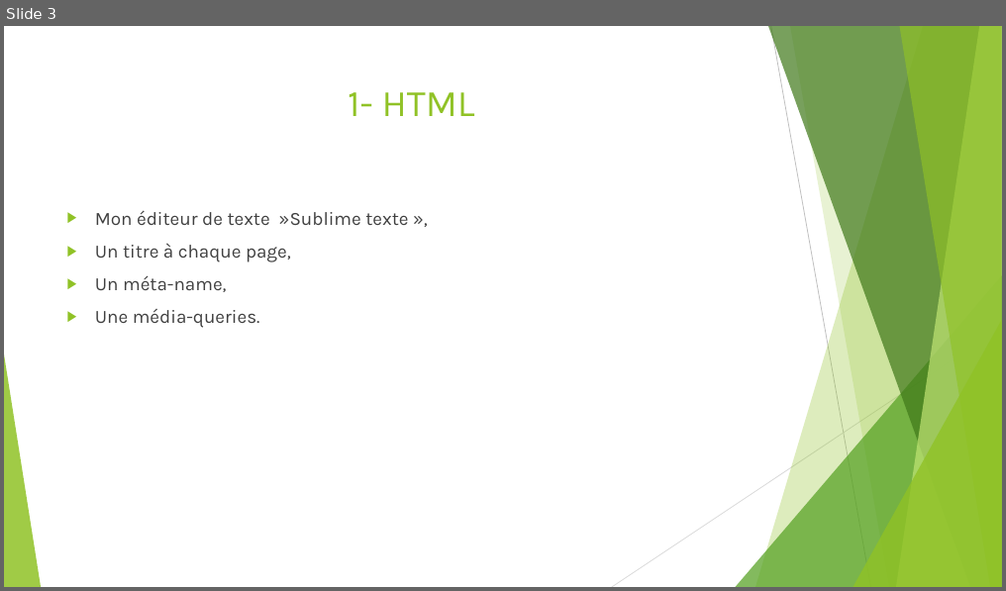
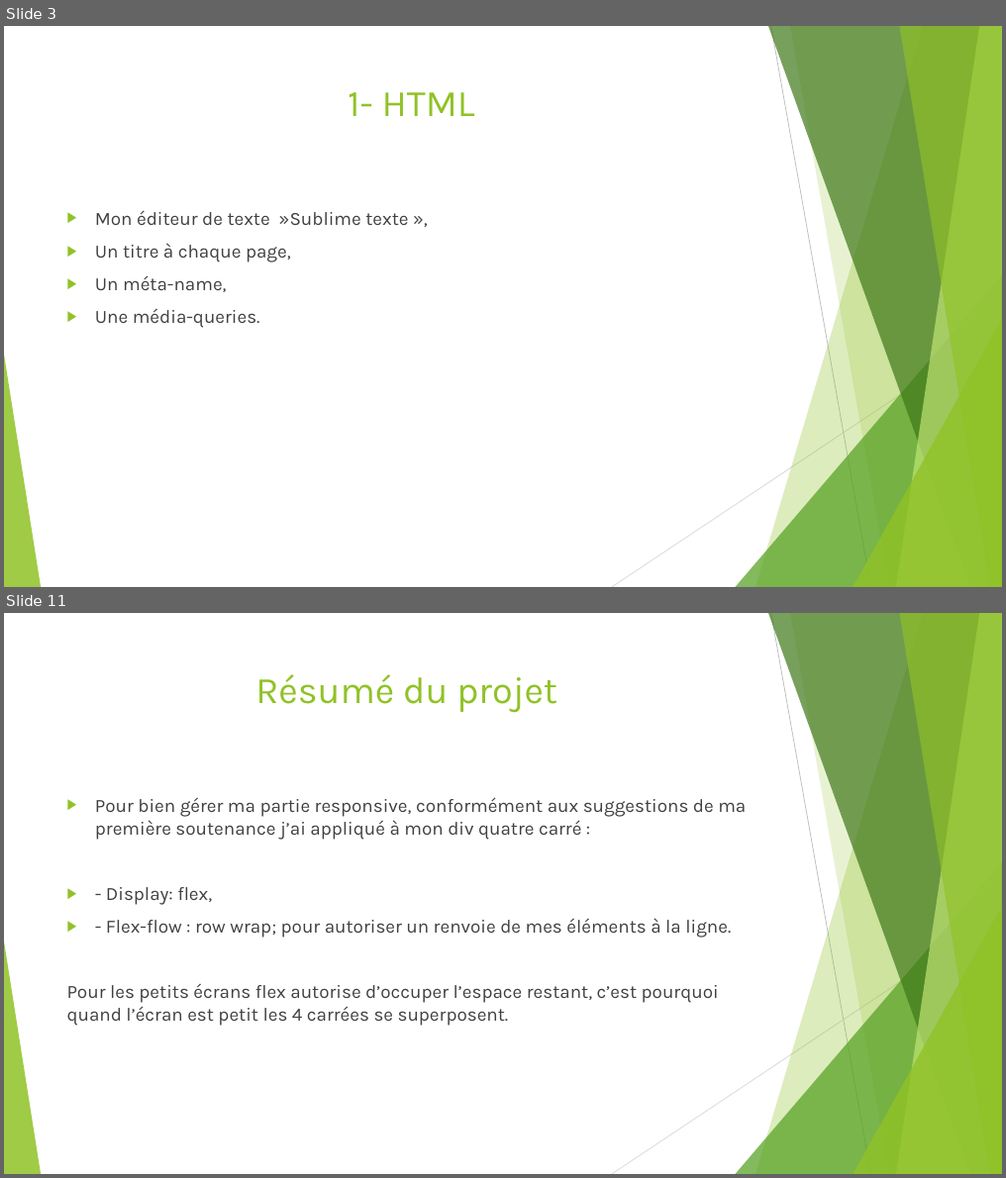
Before and after one commit to SOW-tech/projet3, a slide deck: Présentation Projet3.pptx. Shown one above the other, each under a label of ours: slide 3 before the commit, slides 3 and 11 after it; the slides between them are not shown. The pictures are 1006x591 and 1006x1178 pixels, drawn with LibreOffice and Linux fonts; fonts in the diff are those of the drawing. Boxes give left, top, right and bottom in pixels: in the first picture for what was removed or moved away, otherwise in the second. Text is boxed around its words. In the diff, an @@ line names an element or a change of style, - is before the commit and + after.

```diff
--- a/Présentation Projet3.pptx
+++ b/Présentation Projet3.pptx
@@ slide 11 added at [4, 613, 1002, 1174], background #FFFFFF; not listed: 10 template elements that a slide beside it also shows @@
@@ title added at [255, 674, 557, 713], 36 pt, text #90C226 @@
+Résumé du projet
@@ text added at [67, 797, 746, 1026], 18 pt, text #404040 @@
+▶ Pour bien gérer ma partie responsive, conformément aux suggestions de ma première soutenance j’ai appliqué à mon div quatre carré :
+▶ - Display: flex,
+▶ - Flex-flow : row wrap; pour autoriser un renvoie de mes éléments à la ligne.
+Pour les petits écrans flex autorise d’occuper l’espace restant, c’est pourquoi quand l’écran est petit les 4 carrées se superposent.
```
Also in this commit, not shown: 9 slides changed, 1 other slide added, 26 other files.
